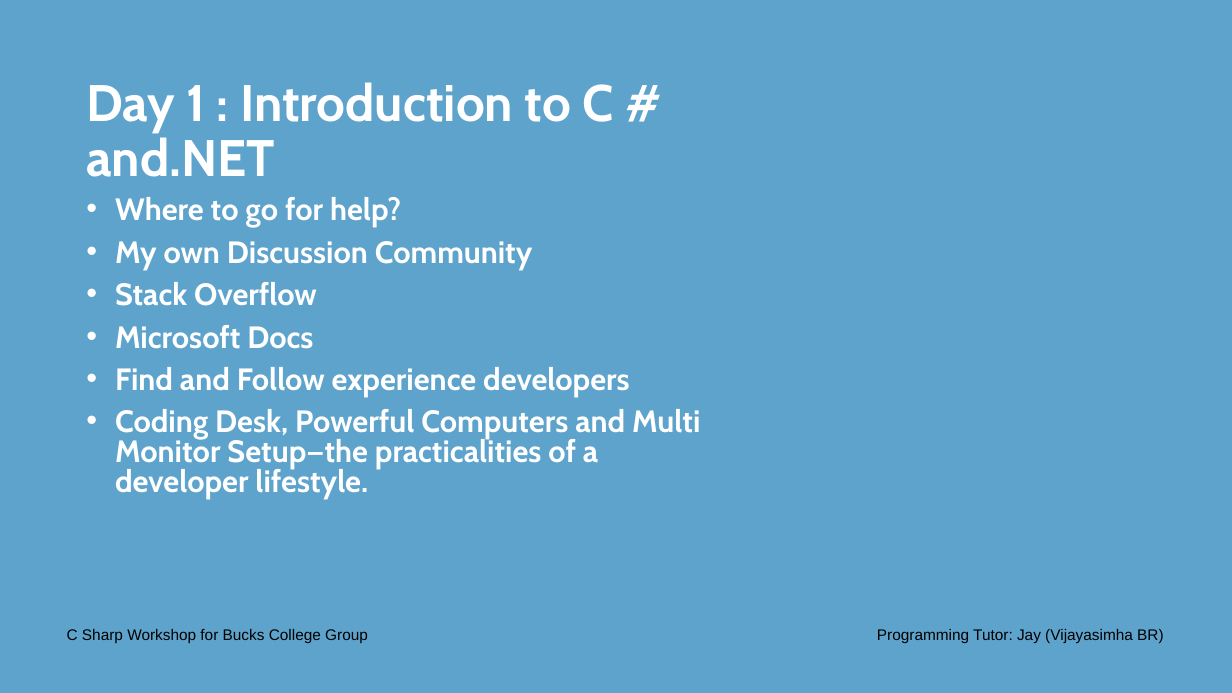
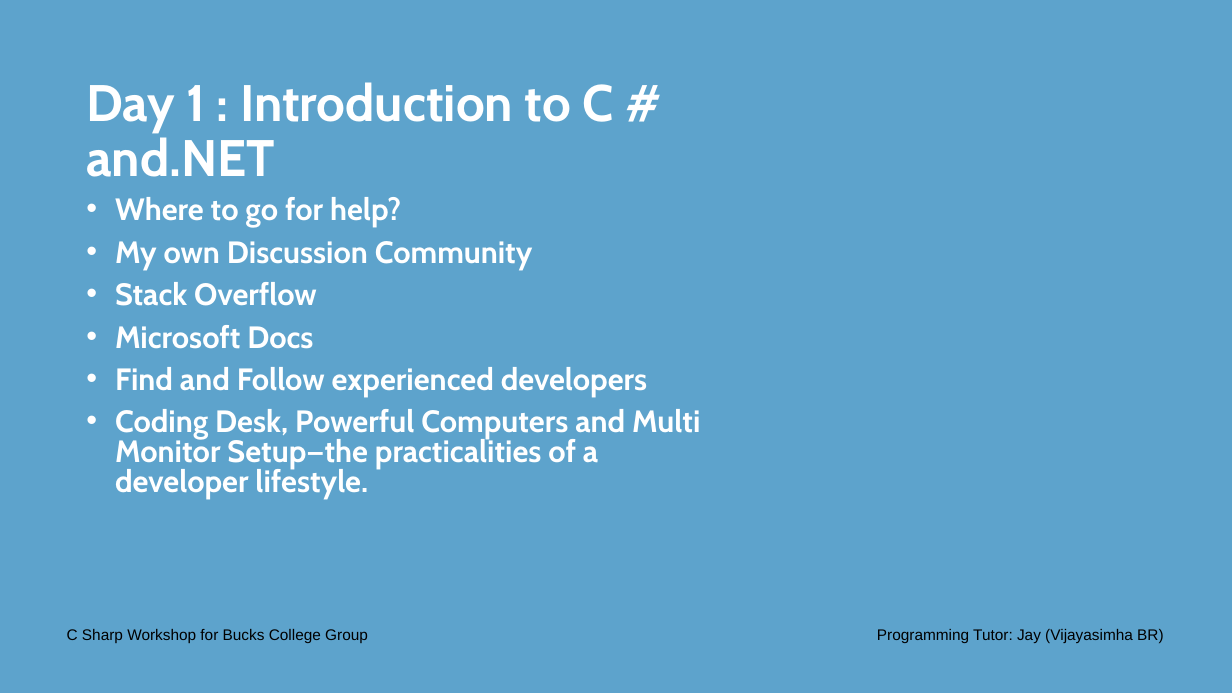
Before and after one commit to Jay-study-nildana/CSharpWorkShopforBucksCollegeGroup, a slide deck: slide 5 of PresentationPPTPDFS/Day 1 - C Sharp Workshop Bucks College Group - Introduction.pptx. Drawn at 1232x693 pixels with LibreOffice and Linux fonts; fonts in the diff are those of the drawing; background and template pictures are left out. Boxes give left, top, right and bottom in pixels: in the first picture for what was removed or moved away, otherwise in the second. Text is boxed around its words. In the diff, an @@ line names an element or a change of style, - is before the commit and + after.

```diff
--- a/PresentationPPTPDFS/Day 1 - C Sharp Workshop Bucks College Group - Introduction.pptx
+++ b/PresentationPPTPDFS/Day 1 - C Sharp Workshop Bucks College Group - Introduction.pptx
@@ text at [115,367,647,397]: text changed @@
-• Find and Follow experience developers
+• Find and Follow experienced developers
```
Also in this commit, not shown: 1 other file.
